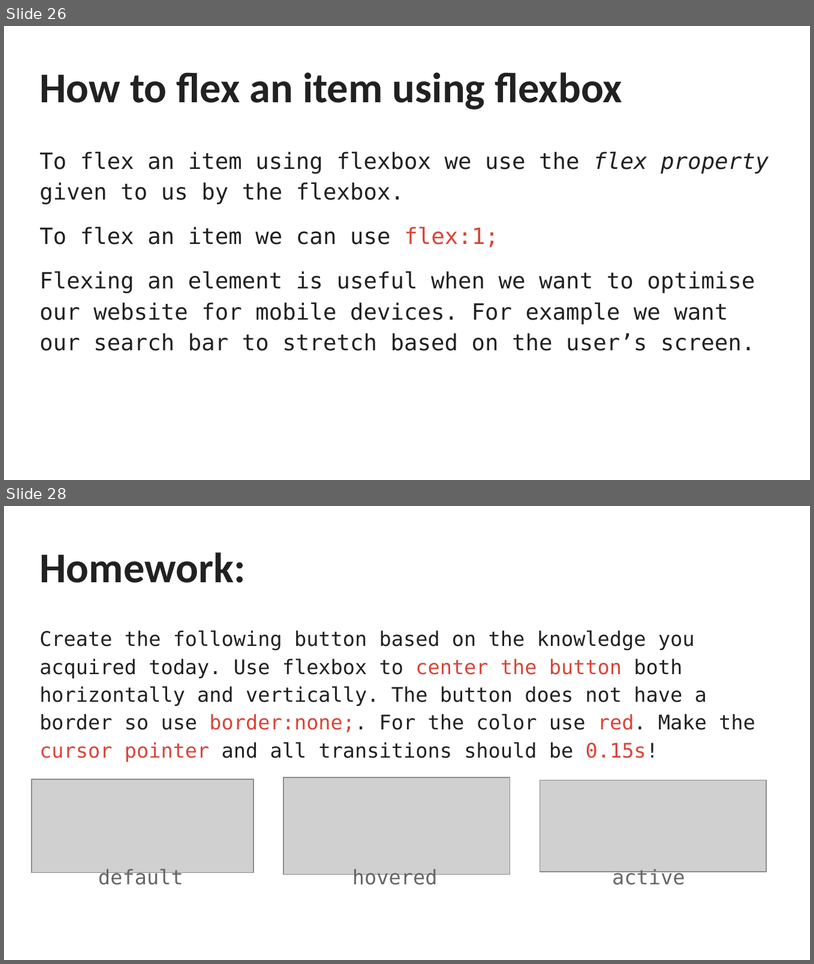
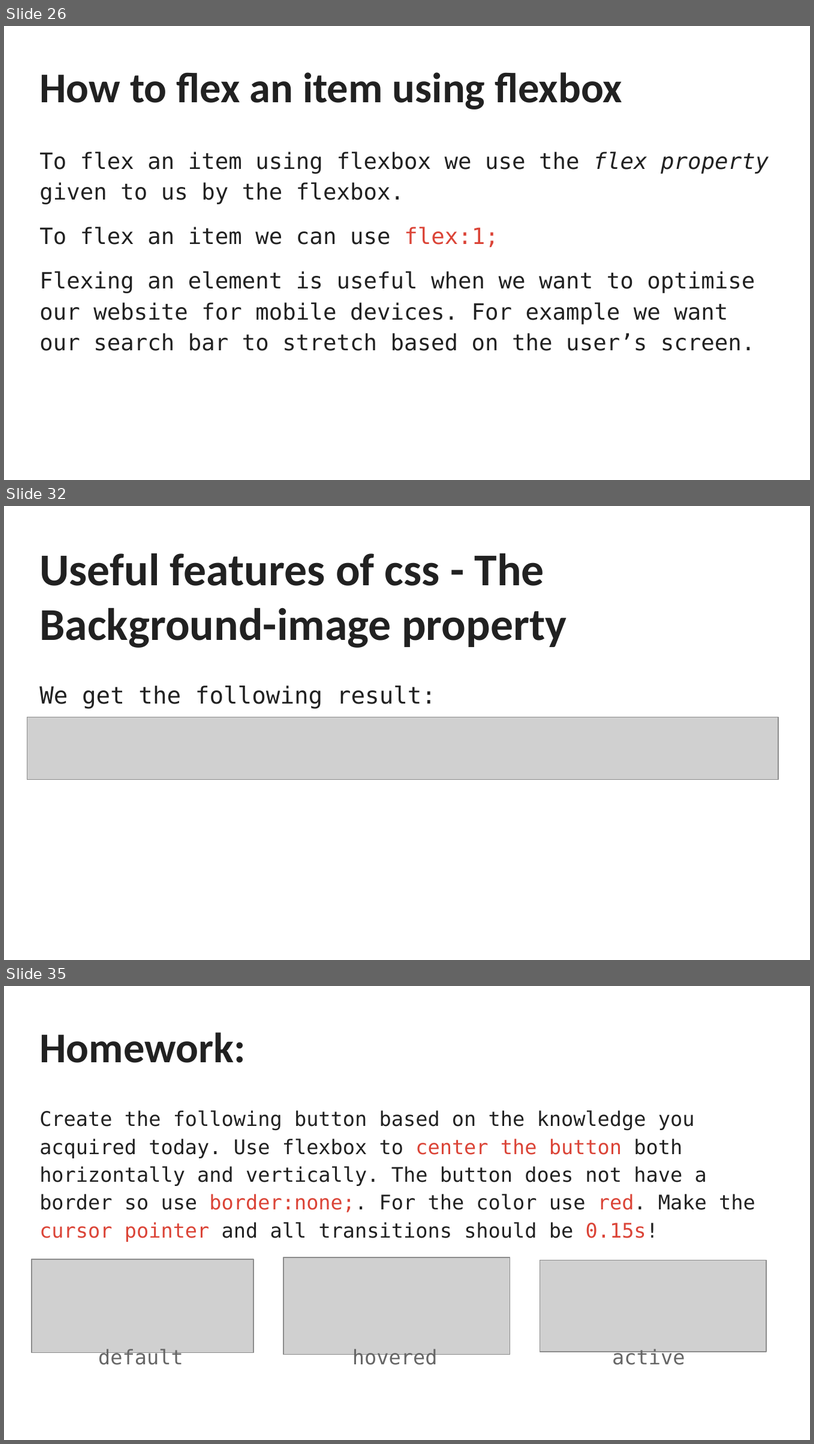
Before and after one commit to YorDN/HTML-CSS-Course, a slide deck: HTML & CSS 101.pptx. Shown one above the other, each under a label of ours: slides 26 and 28 before the commit, slides 26, 32 and 35 after it; the slides between them are not shown. The pictures are 814x964 and 814x1444 pixels, drawn with LibreOffice and Linux fonts; fonts in the diff are those of the drawing; grey boxes stand for pictures. Boxes give left, top, right and bottom in pixels: in the first picture for what was removed or moved away, otherwise in the second. Text is boxed around its words. In the diff, an @@ line names an element or a change of style, - is before the commit and + after.

```diff
--- a/HTML & CSS 101.pptx
+++ b/HTML & CSS 101.pptx
@@ slide 32 added at [4, 506, 810, 960], background #FFFFFF @@
@@ title added at [39, 553, 567, 648], 40.6 pt, text #212121, bold @@
+Useful features of css - The Background-image property
@@ text added at [39, 685, 436, 709], 21 pt, text #212121 @@
+We get the following result:
@@ picture added at [27, 717, 779, 780] @@
@@ what was slide 28 is now slide 35 @@
```
Also in this commit, not shown: 2 slides changed, 6 other slides added, 1 other file.
